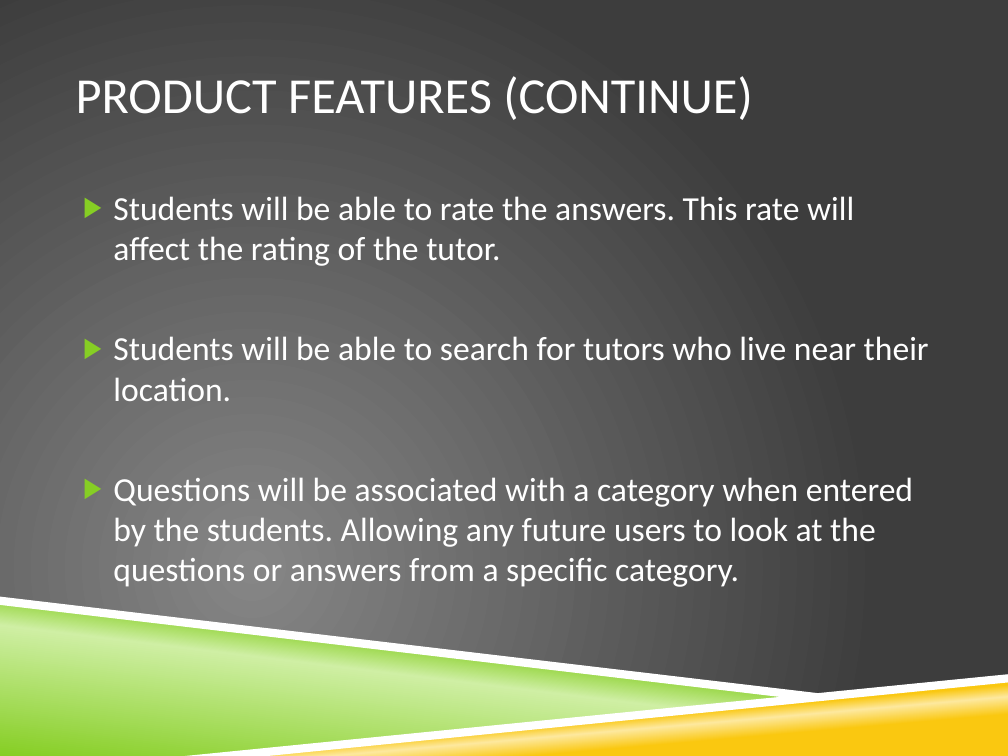
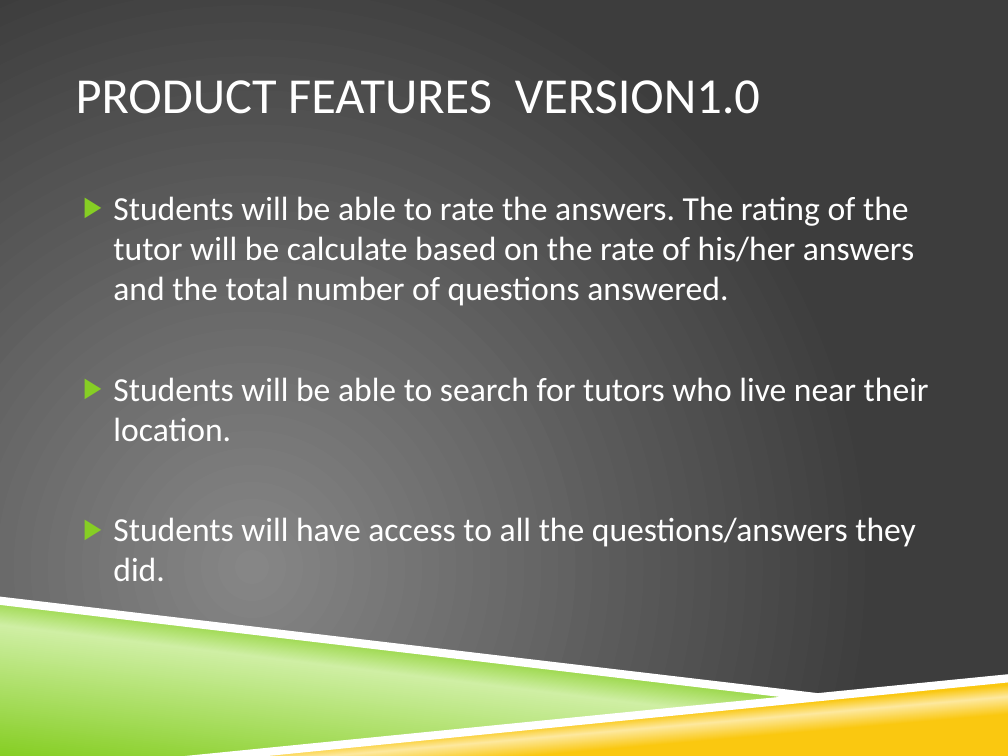
Before and after one commit to razfriman/Snap2Ask, a slide deck: slide 9 of Proposal.pptx (slide 6 before the commit). Drawn at 1008x756 pixels with LibreOffice and Linux fonts; fonts in the diff are those of the drawing; background and template pictures are left out. Boxes give left, top, right and bottom in pixels: in the first picture for what was removed or moved away, otherwise in the second. Text is boxed around its words. In the diff, an @@ line names an element or a change of style, - is before the commit and + after.

Commit message:
added features version 2.0 and thank you slide

```diff
--- a/Proposal.pptx
+++ b/Proposal.pptx
@@ title at bbox=[76, 80, 760, 114]: text changed @@
-PRODUCT FEATURES (CONTINUE)
+PRODUCT FEATURES VERSION1.0
@@ text at bbox=[113, 196, 914, 306]: text changed @@
-▶ Students will be able to rate the answers. This rate will affect the rating of the tutor.
+▶ Students will be able to rate the answers. The rating of the tutor will be calculate based on the rate of his/her answers and the total number of questions answered.
@@ text at bbox=[113, 517, 916, 581]: text changed @@
-▶ Questions will be associated with a category when entered by the students. Allowing any future users to look at the questions or answers from a specific category.
+▶ Students will have access to all the questions/answers they did.
```
Also in this commit, not shown: 4 other slides changed, 5 slides added.
